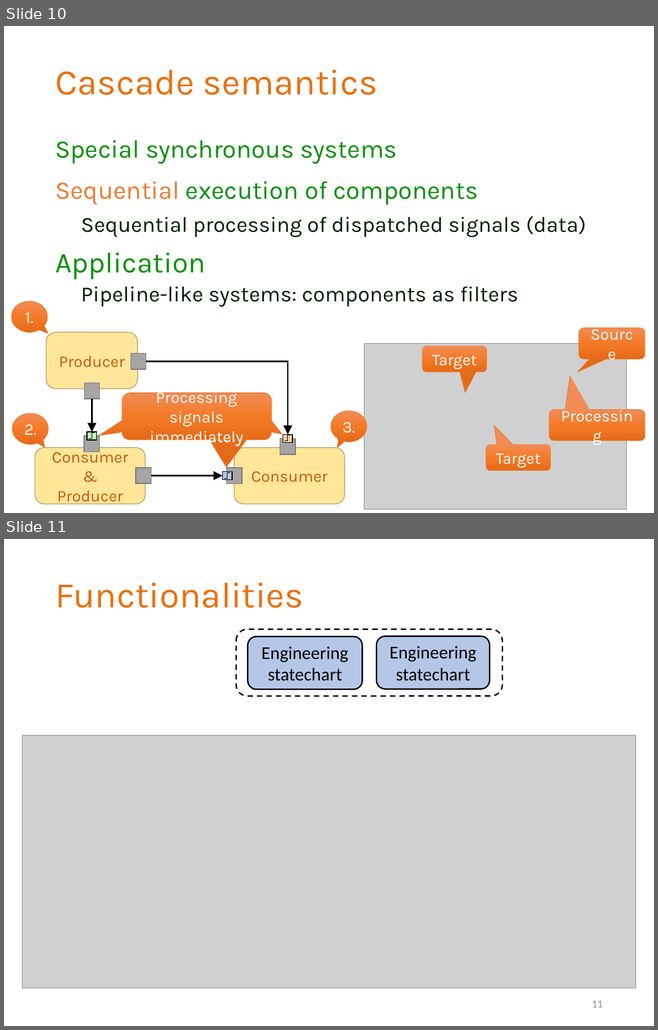
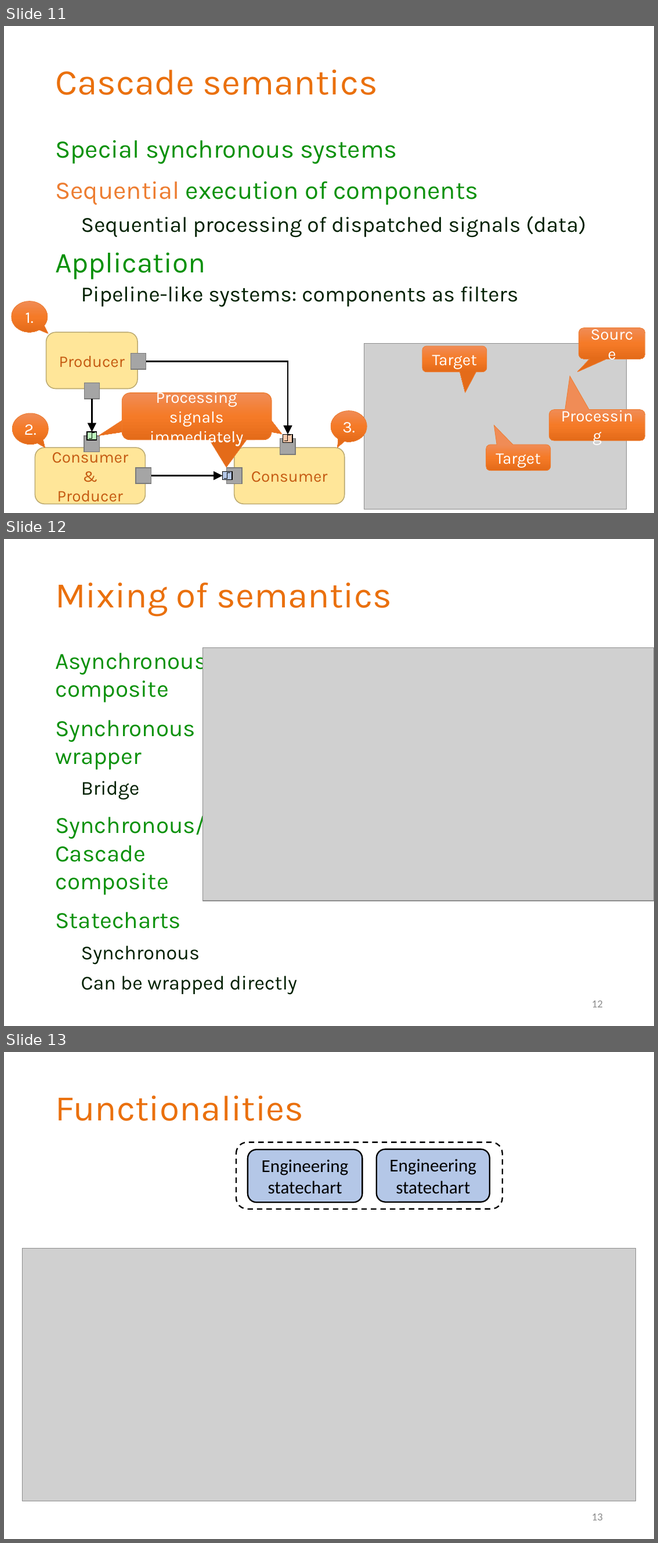
Before and after one commit to grbeni/minisymp2018, a slide deck: presentation/gb_mv_gamma.pptx. Shown one above the other, each under a label of ours: slides 10 and 11 before the commit, slides 11, 12 and 13 after it. The pictures are 658x1030 and 658x1543 pixels, drawn with LibreOffice and Linux fonts; fonts in the diff are those of the drawing; grey boxes stand for pictures; background and template pictures are left out. Boxes give left, top, right and bottom in pixels: in the first picture for what was removed or moved away, otherwise in the second. Text is boxed around its words. In the diff, an @@ line names an element or a change of style, - is before the commit and + after.

Commit message:
Mixing added.

```diff
--- a/presentation/gb_mv_gamma.pptx
+++ b/presentation/gb_mv_gamma.pptx
@@ slide 12 added at box(4, 539, 654, 1026), background #FFFFFF @@
@@ title added at box(55, 583, 391, 616), 40 pt, text #EA700D @@
+Mixing of semantics
@@ text added at box(55, 648, 297, 995), 26 pt, text #0B910B @@
+Asynchronous
+composite
+Synchronous
+wrapper
+  Bridge
+Synchronous/
+Cascade
+composite
+Statecharts
+  Synchronous
+  Can be wrapped directly
@@ picture added at box(203, 647, 654, 901) @@
@@ page number added at box(592, 1001, 603, 1008), 12 pt, text #8C8C8C @@
+12
@@ what was slide 10 is now slide 11 @@
@@ what was slide 11 is now slide 13 @@
@@ page number at box(592, 1514, 603, 1521): text changed @@
-11
+13
```
Also in this commit, not shown: 4 slides changed, 2 other slides added, 1 slide removed.
